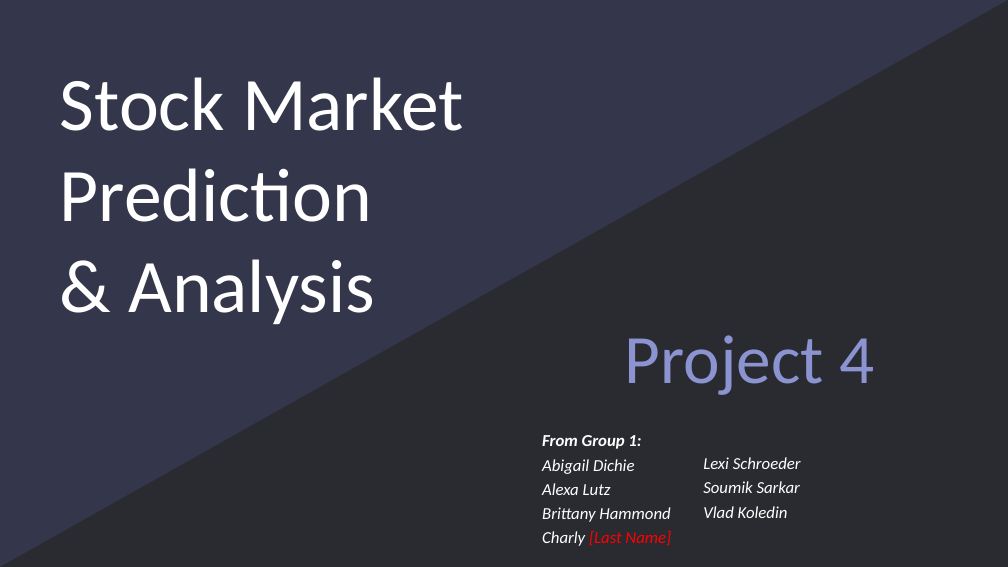
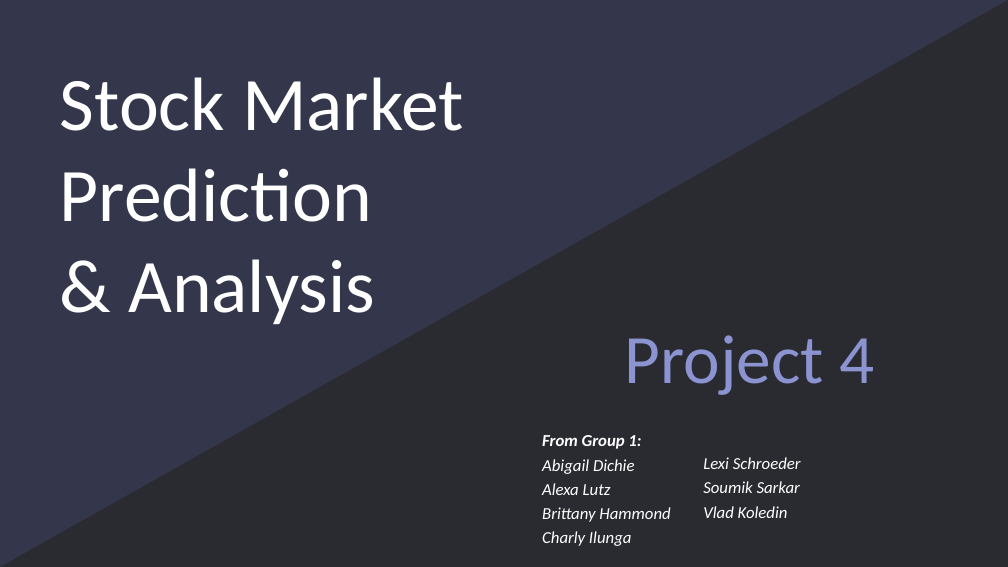
Before and after one commit to lexilutz3/Project4, a slide deck: slide 1 of Group 1_Project 4_Stock Market Prediction & Analysis_vShare.pptx. Drawn at 1008x567 pixels with LibreOffice and Linux fonts; fonts in the diff are those of the drawing; background and template pictures are left out. Boxes give left, top, right and bottom in pixels: in the first picture for what was removed or moved away, otherwise in the second. Text is boxed around its words. In the diff, an @@ line names an element or a change of style, - is before the commit and + after.

Commit message:
final

```diff
--- a/Group 1_Project 4_Stock Market Prediction & Analysis_vShare.pptx
+++ b/Group 1_Project 4_Stock Market Prediction & Analysis_vShare.pptx
@@ text at (542,459,670,546): text changed @@
-Abigail Dichie
-Alexa Lutz
-Brittany Hammond
-Charly [Last Name]
+Abigail Dichie
+Alexa Lutz
+Brittany Hammond
+Charly Ilunga
```
